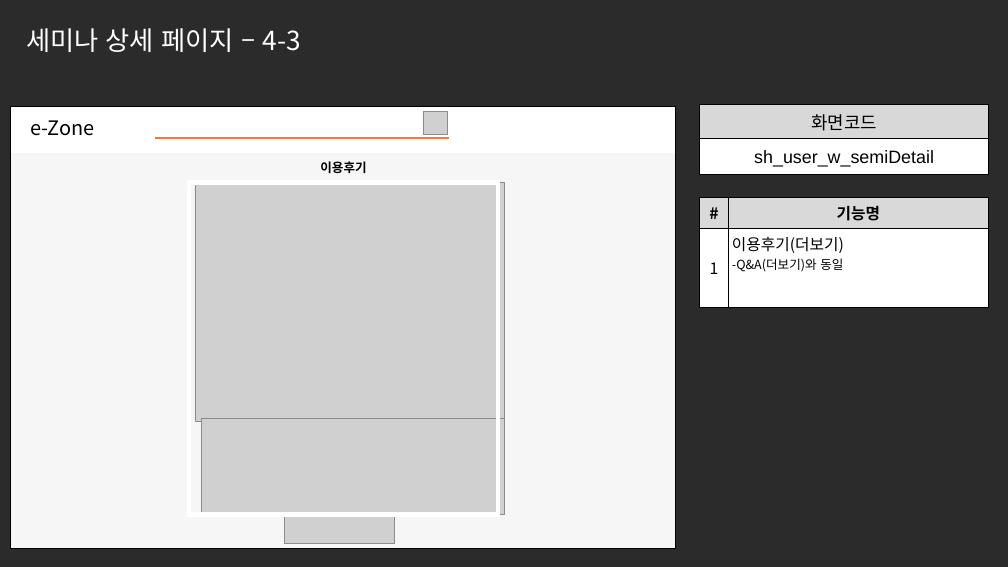
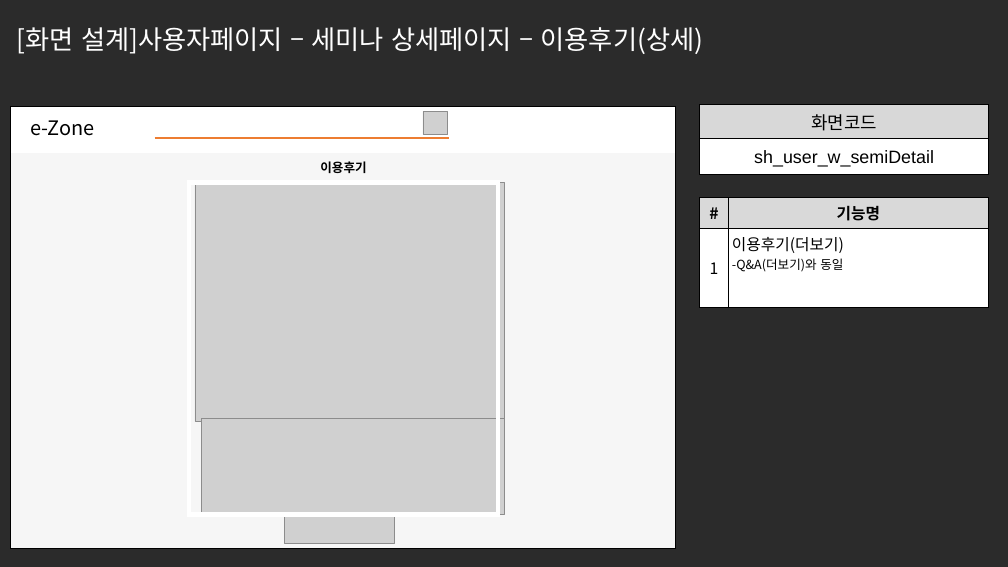
Before and after one commit to ezenteam2/e-Zone, a slide deck: slide 9 of 0 발표용 파워포인트/project05 - 파워포인트 종합 - 서희.pptx. Drawn at 1008x567 pixels with LibreOffice and Linux fonts; fonts in the diff are those of the drawing; grey boxes stand for pictures; background and template pictures are left out; a plain dark background stands for a picture behind light text. Boxes give left, top, right and bottom in pixels: in the first picture for what was removed or moved away, otherwise in the second. Text is boxed around its words. In the diff, an @@ line names an element or a change of style, - is before the commit and + after.

```diff
--- a/0 발표용 파워포인트/project05 - 파워포인트 종합 - 서희.pptx
+++ b/0 발표용 파워포인트/project05 - 파워포인트 종합 - 서희.pptx
@@ text at [17,27,704,54]: text changed @@
-세미나 상세 페이지 – 4-3
+[화면 설계]사용자페이지 – 세미나 상세페이지 – 이용후기(상세)
```
Also in this commit, not shown: 28 other slides changed, 1 slide removed.
